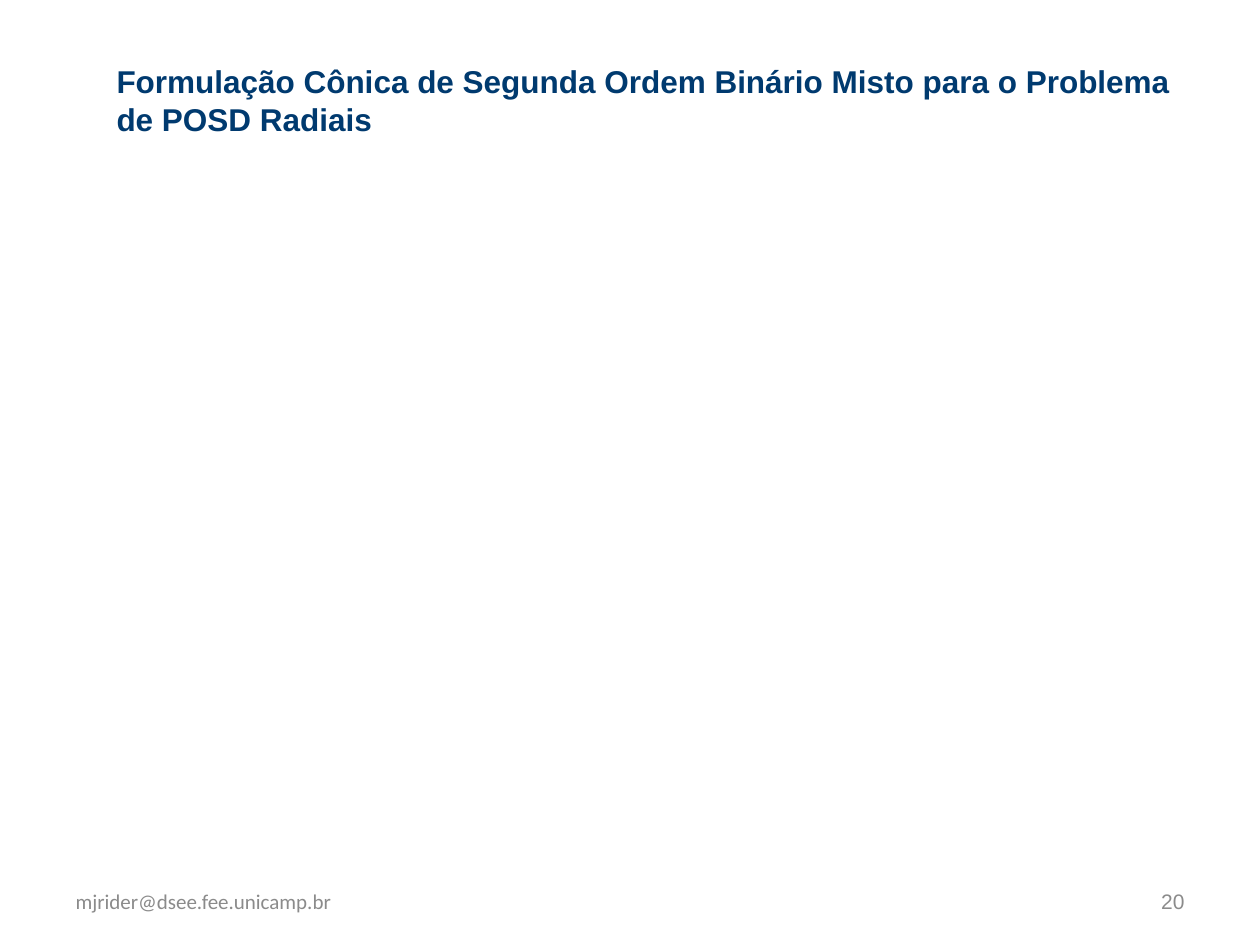
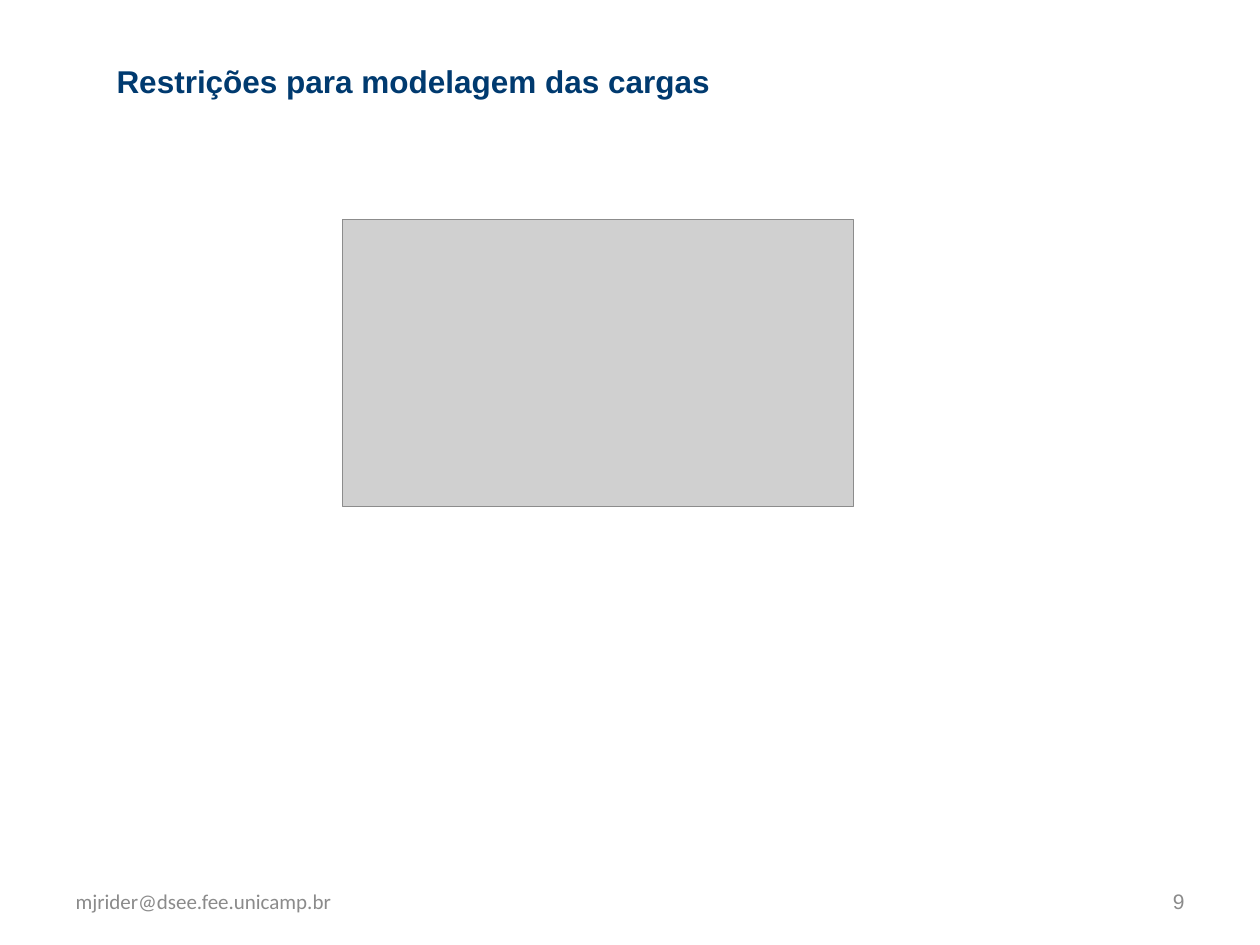
Before and after one commit to WittmannF/nilm-lp, a slide deck: slide 9 of example/z_presentation.pptx (slide 20 before the commit). Drawn at 1260x945 pixels with LibreOffice and Linux fonts; fonts in the diff are those of the drawing; grey boxes stand for pictures. Boxes give left, top, right and bottom in pixels: in the first picture for what was removed or moved away, otherwise in the second. Text is boxed around its words. In the diff, an @@ line names an element or a change of style, - is before the commit and + after.

```diff
--- a/example/z_presentation.pptx
+++ b/example/z_presentation.pptx
@@ text at (117,70,710,99): text changed @@
-Formulação Cônica de Segunda Ordem Binário Misto para o Problema de POSD Radiais
+Restrições para modelagem das cargas
@@ picture added at (343,219,854,507) @@
@@ page number at (1173,894,1185,909): text changed @@
-20
+9
```
Also in this commit, not shown: 12 other slides changed, 1 slide added, 12 slides removed.
